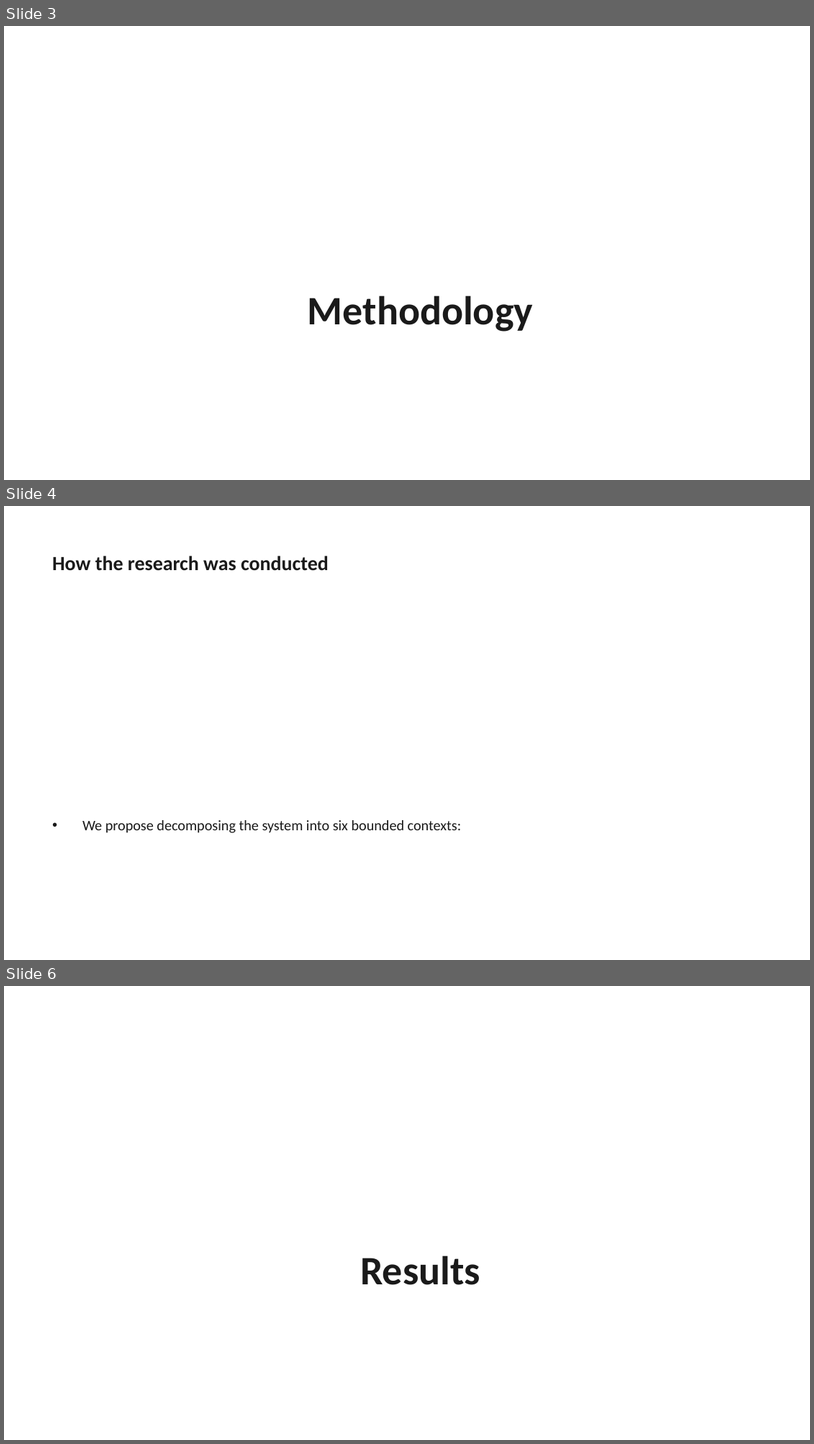
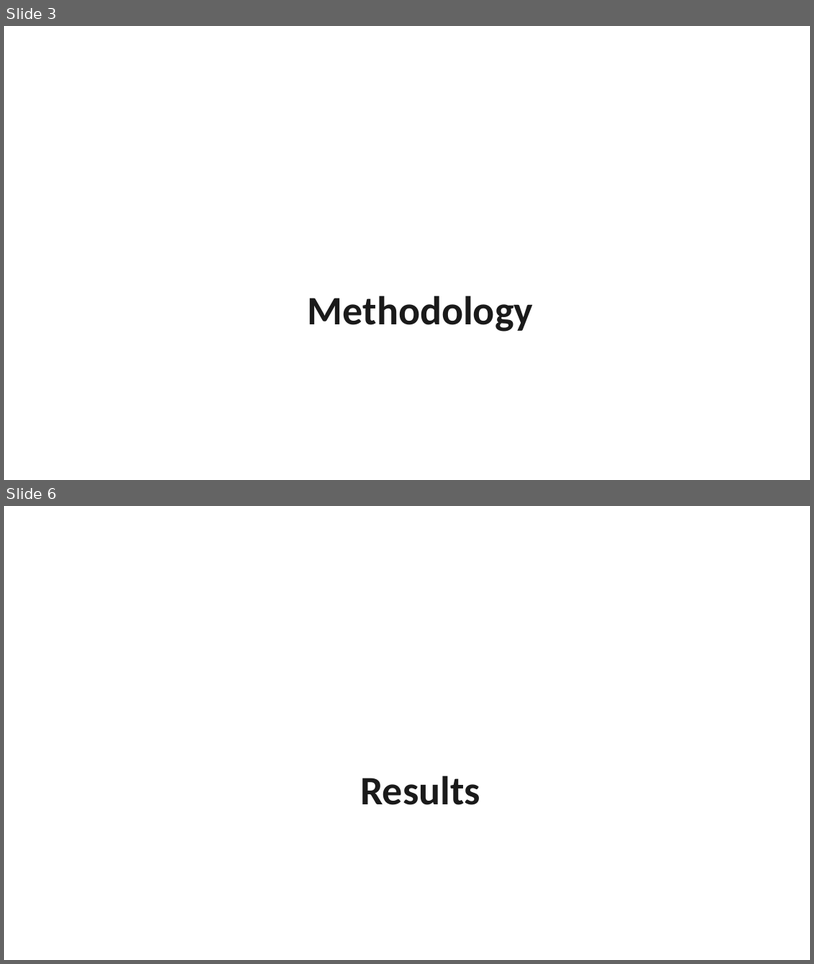
Before and after one commit to AdamYin007/Presentation-OS, a slide deck: examples/business-review/output.pptx. Shown one above the other, each under a label of ours: slides 3, 4 and 6 before the commit, slides 3 and 6 after it; the slides between them are not shown. The pictures are 814x1444 and 814x964 pixels, drawn with LibreOffice and Linux fonts; fonts in the diff are those of the drawing. Boxes give left, top, right and bottom in pixels: in the first picture for what was removed or moved away, otherwise in the second. Text is boxed around its words. In the diff, an @@ line names an element or a change of style, - is before the commit and + after.

```diff
--- a/examples/business-review/output.pptx
+++ b/examples/business-review/output.pptx
@@ slide 4 removed at [4, 506, 810, 960], background #FFFFFF @@
@@ text removed at [52, 556, 329, 571] @@
-How the research was conducted
@@ text removed at [82, 820, 461, 833] @@
-• We propose decomposing the system into six bounded contexts:
```
Also in this commit, not shown: 2 slides added, 1 other slide removed, 9 other files.
